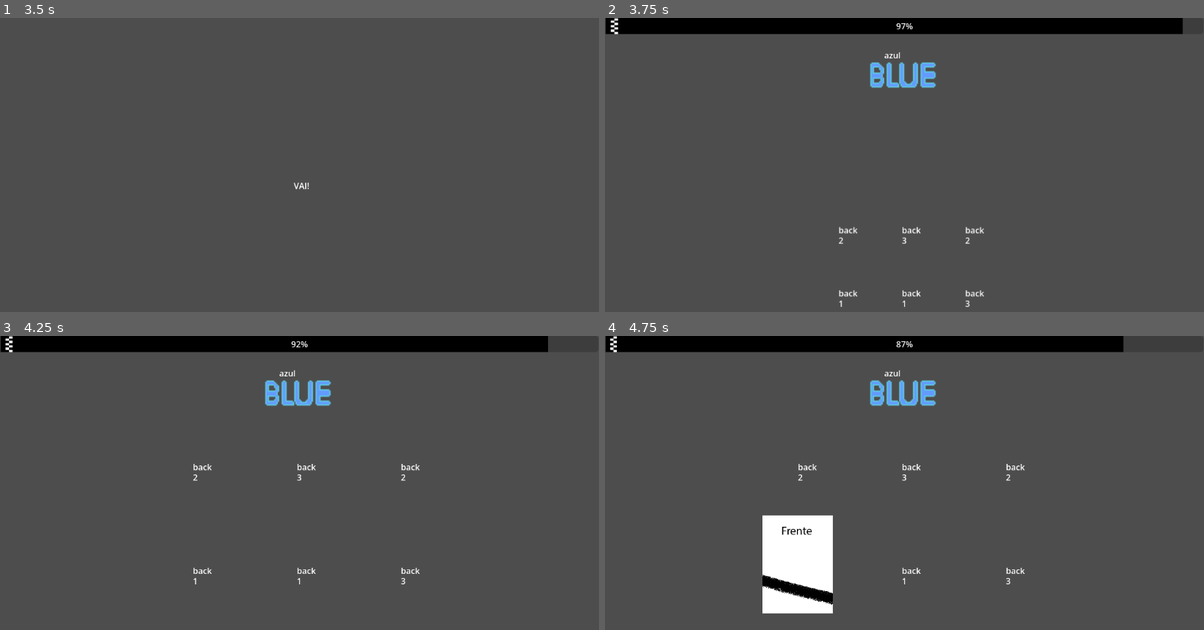
Above: before the commit, frames 1-4 (two rows, left to right).
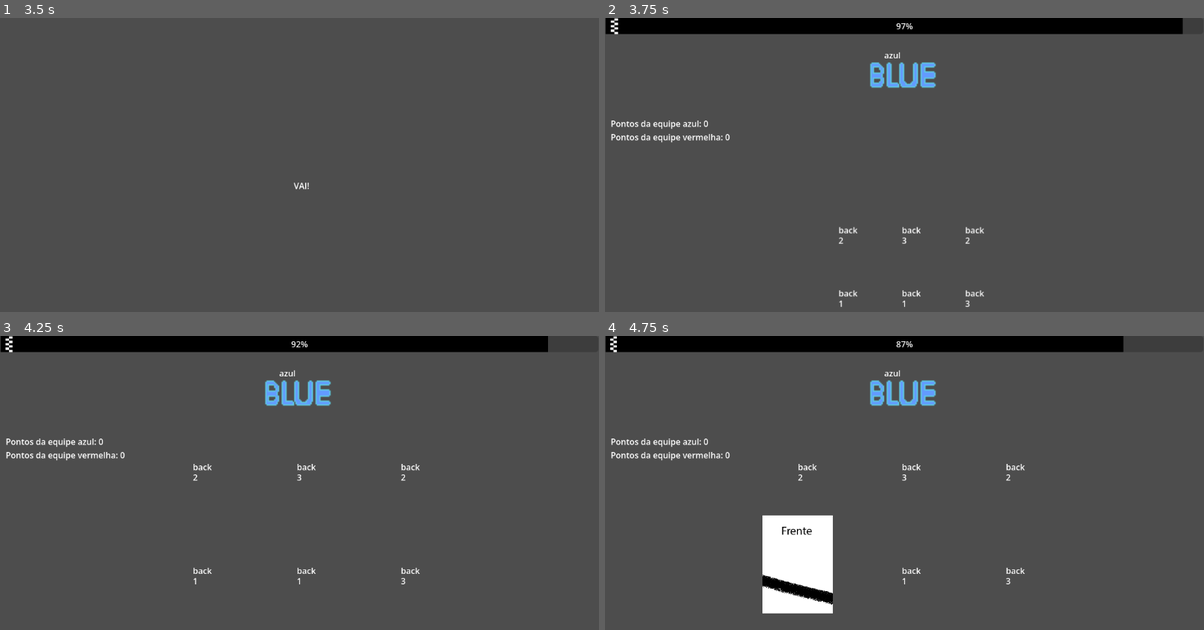
Above: after the commit, the same moments.

Repository: Gi0vai123/Memory_Cycling_TCC
Game: Godot game, scene res://memory.tscn
The game is run twice, just before and just after one commit, with the same random seed, the same clock (stepped at 60 frames per second) and the same inputs.
Inputs (mouse positions are in pixels of both pictures, inside the frame that each line leads up to):
- Up to frame 1 (3.5 s): tap Enter at 0.5, 2 s; move the mouse to (431, 167) at 0.52 s; click (431, 167) at 0.67 s; tap Space at 1.25, 2.75 s; move the mouse to (179, 203) at 1.27 s; click (179, 203) at 1.42 s; move the mouse to (359, 112) at 2.02 s; click (359, 112) at 2.17 s; move the mouse to (269, 253) at 2.77 s; click (269, 253) at 2.92 s
- Up to frame 2 (3.75 s): tap Enter at 3.5 s; move the mouse to (1084, 235) at 3.52 s; click (1084, 235) at 3.67 s
- Up to frame 3 (4.25 s): no input
- Up to frame 4 (4.75 s): move the mouse to (796, 565) at 4.27 s; click (796, 565) at 4.42 s

Frame 1 is identical in both runs. In frame 2, 0.4% of the frame differs, in the area x 1-21%, y 34-43%; in frame 3, 0.4%; in frame 4, 0.4%.

Commit message:
sistema de pontos implementado visualmente

Diff:
--- a/cena.gd
+++ b/cena.gd
@@ -8,14 +8,12 @@
 
 var tempo_total := 100.0
 var tempo_restante := tempo_total
-
+var tempo_ativo = true
 var pontos_azul = 0
 var pontos_vermelho = 0
 var pontos_feitos = 0
 var jogador_1 = str("")
 var jogador_2 = str("")
-var ponto_azul = 0
-var ponto_vermelho = 0
 var lado_escolhido := ""
 var jogador_que_comeca := ""
 var pares_encontrados := 0
@@ -74,7 +72,8 @@
 		labelcolor()
 		mostrar_sprite_equipe()
 		timer_bar(1.0)
-
+		fim_de_tempo()
+		atualizar_labels()
 	# só depois cria as cartas
 	criar_cartas()
 
@@ -121,6 +120,7 @@
 		if primeira_carta.card_id == segunda_carta.card_id:
 			print("Você acertou!")
 			pontos_ganhos()
+			atualizar_labels()
 			primeira_carta.get_node("CollisionShape2D").disabled = true
 			segunda_carta.get_node("CollisionShape2D").disabled = true
 			if pares_encontrados == 3:
@@ -199,11 +199,15 @@
 	pares_encontrados += 1
 	match jogador_atual:
 		"azul":
-			ponto_azul += 1
+			pontos_azul += 1
+
 		"vermelho":
-			ponto_vermelho += 1
-	print("Azul:", ponto_azul)
-	print("Vermelho:", ponto_vermelho)
+			pontos_vermelho += 1
+
+	print("Azul:", pontos_azul)
+	print("Vermelho:", pontos_vermelho)
+
+
 
 func mostrar_sprite_equipe():
 	match jogador_atual:
@@ -217,15 +221,24 @@
 func timer_bar(delta):
 	$ProgressBar.visible = true
 
-	if tempo_restante > 0:
+	if tempo_restante > 1.0:
 		tempo_restante -= delta
-
 		barra.value = (tempo_restante / tempo_total) * barra.max_value
 		animar_barra()
+	else:
+		match tempo_restante:
+			0.0:
+				tempo_ativo = false
+				fim_de_tempo()
 
 func fim_de_tempo():
 	print("O tempo acabou!")
+	print(barra.value)
 
 func animar_barra():
 	var tween = create_tween()
 	tween.tween_property(barra, "value", 0, 10.0)
+
+func atualizar_labels():
+	$PontosA.text = "Pontos da equipe azul: " + str( pontos_azul)
+	$PontosV.text = "Pontos da equipe vermelha: " + str(pontos_vermelho)
--- a/memory.tscn
+++ b/memory.tscn
@@ -45,4 +45,14 @@
 [node name="ProgressBar" parent="." unique_id=801186173 instance=ExtResource("6_amsxb")]
 visible = false
 
-[node name="Timer" type="Timer" parent="ProgressBar" unique_id=1473285536]
+[node name="PontosA" type="Label" parent="." unique_id=1456905740]
+offset_left = 10.0
+offset_top = 192.0
+offset_right = 69.0
+offset_bottom = 215.0
+
+[node name="PontosV" type="Label" parent="." unique_id=1738375295]
+offset_left = 10.0
+offset_top = 218.0
+offset_right = 69.0
+offset_bottom = 241.0
